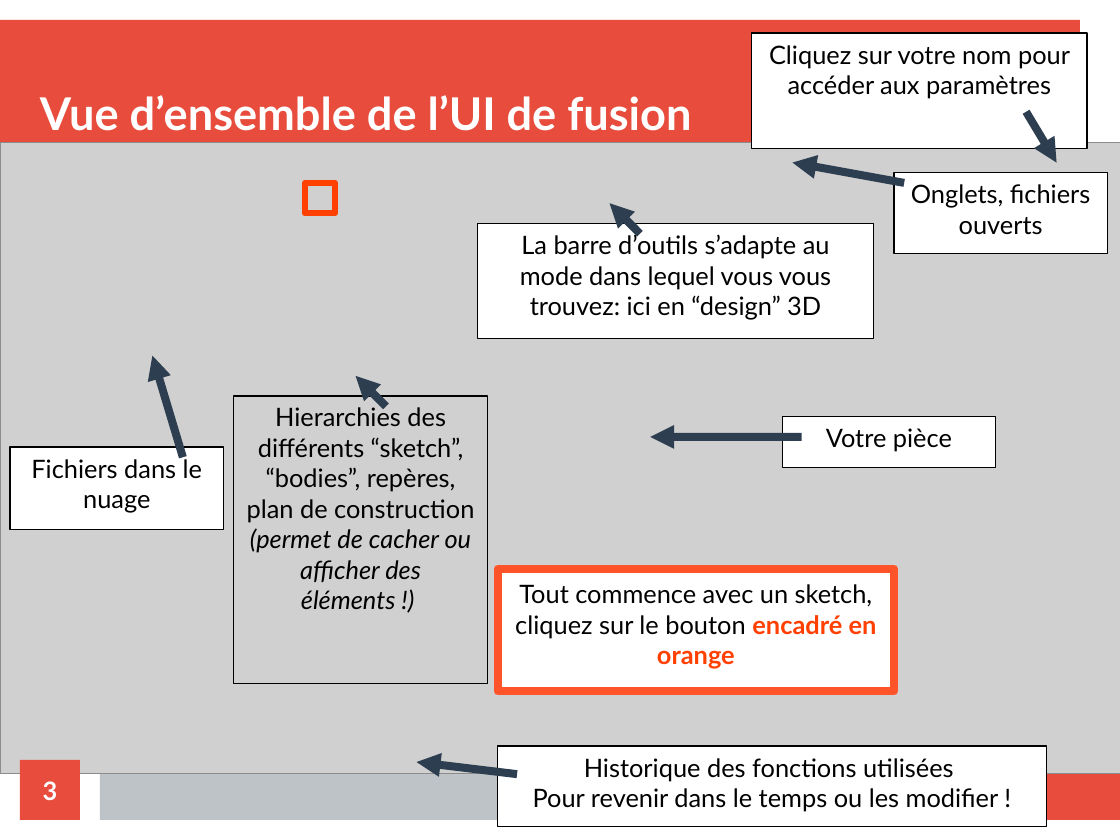
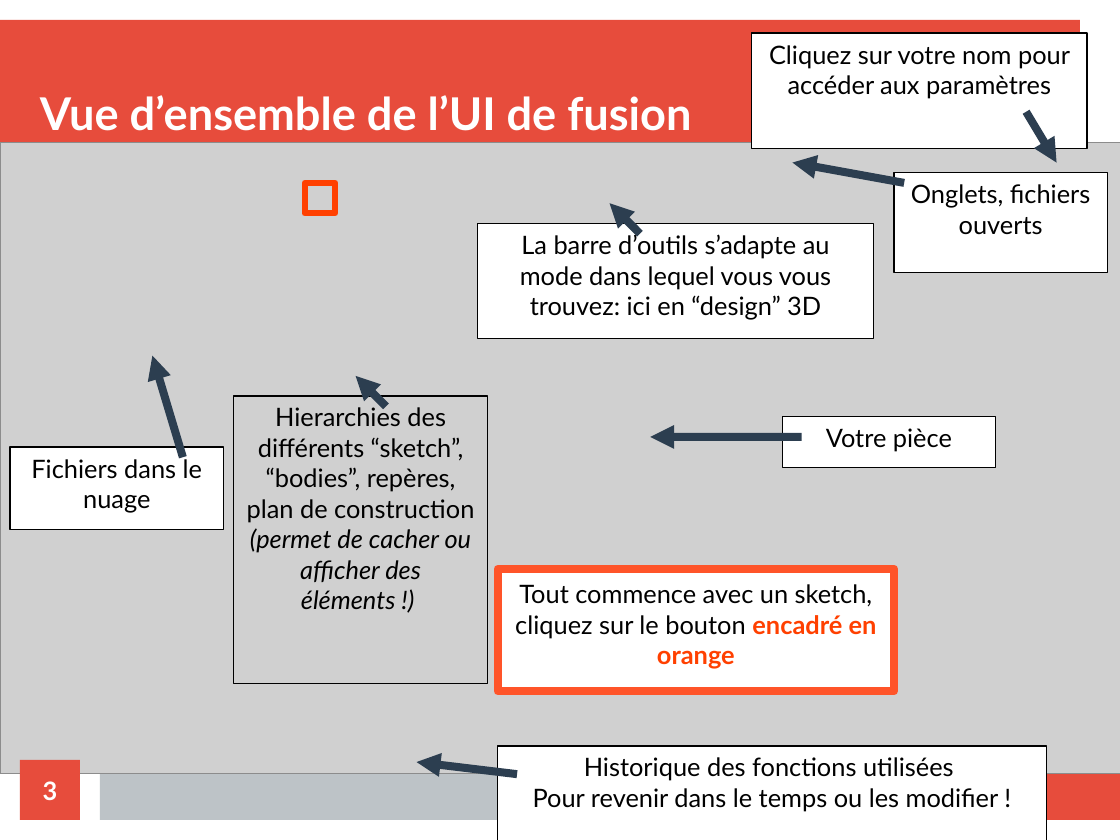
Before and after one commit to robotronik/projet-tron, a slide deck: slide 3 of méca/tutoFusion.odp. Drawn at 1120x840 pixels with LibreOffice and Linux fonts; fonts in the diff are those of the drawing; grey boxes stand for pictures. Boxes give left, top, right and bottom in pixels: in the first picture for what was removed or moved away, otherwise in the second. Text is boxed around its words. In the diff, an @@ line names an element or a change of style, - is before the commit and + after.

```diff
--- a/méca/tutoFusion.odp
+++ b/méca/tutoFusion.odp
@@ rectangle "Onglets, fichiers ouverts": place and size @@
-rectangle "Onglets, fichiers ouverts" at (894,173,1108,253)
+rectangle "Onglets, fichiers ouverts" at (894,173,1108,272)
@@ rectangle "Historique des fonctions utilisées": place and size @@
-rectangle "Historique des fonctions utilisées" at (498,746,1047,826)
+rectangle "Historique des fonctions utilisées" at (498,746,1047,840)
```
Also in this commit, not shown: 3 other slides changed, 2 other files.
